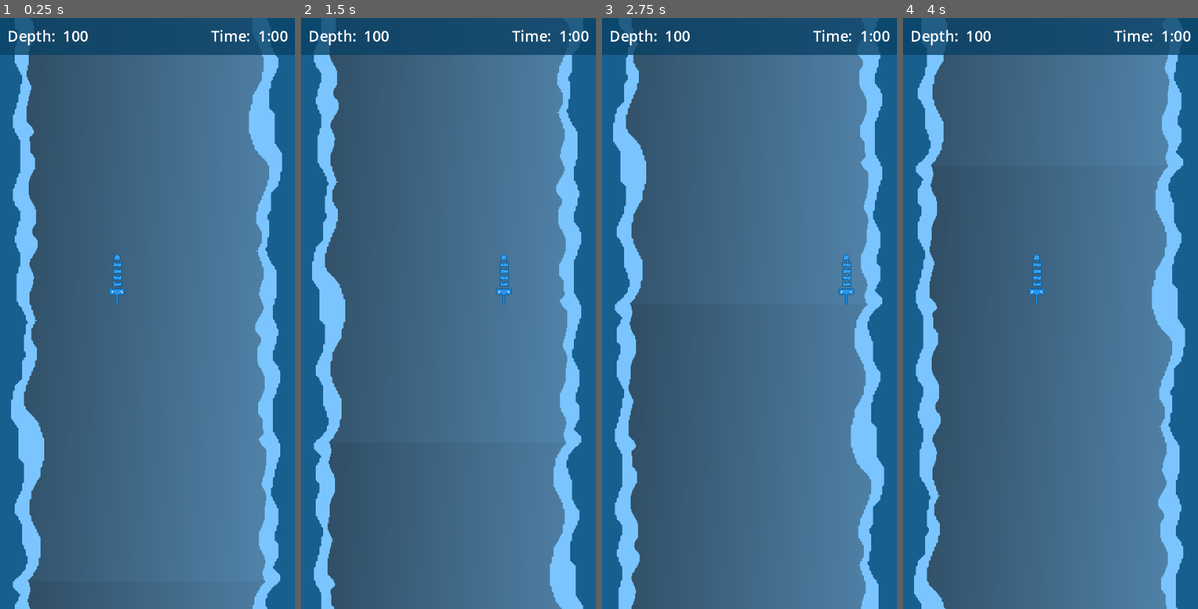
Above: before the commit, frames 1-4 (left to right).
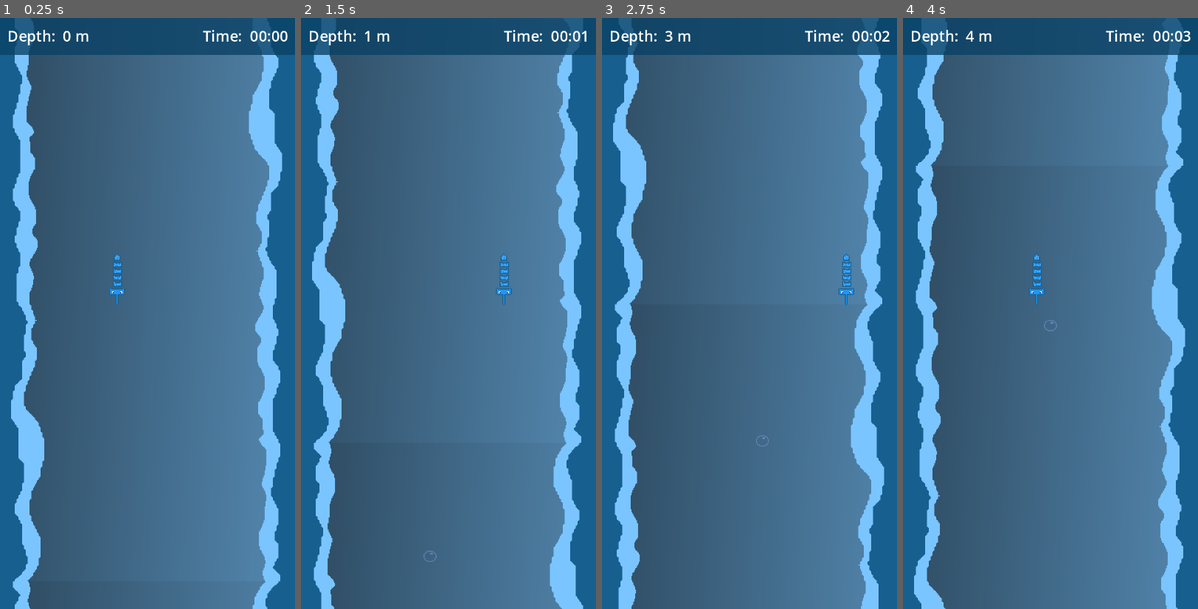
Above: after the commit, the same moments.

Repository: markusweiss/BrackeysGJam23-2
Game: Godot game, scene res://Actors/main.tscn
The game is run twice, just before and just after one commit, with the same random seed, the same clock (stepped at 60 frames per second) and the same inputs. The project has no main scene, so this scene is started directly.
Inputs:
- Up to frame 1 (0.25 s): no input
- Up to frame 2 (1.5 s): hold Right (move_right) 0.53-1.28 s; hold Left (move_left) from 1.28 s (still down)
- Up to frame 3 (2.75 s): release Left (move_left) at 2.03 s; hold Right (move_right) from 2.03 s (still down)
- Up to frame 4 (4 s): release Right (move_right) at 3.53 s; hold Left (move_left) from 3.53 s (still down)

The runs differ from the first frame. In frame 1, 0.4% of the frame differs, in the area x 21-95%, y 2-4%; in frame 2, 0.4%; in frame 3, 0.4%; in frame 4, 0.4%, in the area x 21-98%, y 2-53%.

Commit message:
add moving bubble

Diff:
--- /dev/null
+++ b/Actors/bubbles.tscn
@@ -0,0 +1,22 @@
+[gd_scene load_steps=4 format=3 uid="uid://bdw1eps6mnytm"]
+
+[ext_resource type="Texture2D" uid="uid://5460xtp4b4v6" path="res://Assets/Testbubble.png" id="1_6puov"]
+[ext_resource type="Script" path="res://Scripts/bubbles.gd" id="1_x5ijw"]
+
+[sub_resource type="SpriteFrames" id="SpriteFrames_co0y2"]
+animations = [{
+"frames": [{
+"duration": 1.0,
+"texture": ExtResource("1_6puov")
+}],
+"loop": true,
+"name": &"default",
+"speed": 5.0
+}]
+
+[node name="Node2D" type="Node2D"]
+script = ExtResource("1_x5ijw")
+
+[node name="AnimatedSprite2D" type="AnimatedSprite2D" parent="."]
+sprite_frames = SubResource("SpriteFrames_co0y2")
+frame_progress = 0.738262
--- a/Actors/main.tscn
+++ b/Actors/main.tscn
@@ -1,9 +1,10 @@
-[gd_scene load_steps=5 format=3 uid="uid://cppx86bhbcaw"]
+[gd_scene load_steps=6 format=3 uid="uid://cppx86bhbcaw"]
 
 [ext_resource type="PackedScene" uid="uid://bmfb0jqooabd0" path="res://Actors/player.tscn" id="1_ddhx4"]
 [ext_resource type="Texture2D" uid="uid://ck8rce8gjm62d" path="res://Assets/Testbackground.png" id="2_c6phr"]
 [ext_resource type="Script" path="res://Scripts/ParallaxBackground.gd" id="2_hslj8"]
 [ext_resource type="PackedScene" uid="uid://d0rsktbljjsht" path="res://Actors/ui_top.tscn" id="4_shrge"]
+[ext_resource type="PackedScene" uid="uid://bdw1eps6mnytm" path="res://Actors/bubbles.tscn" id="5_0aopo"]
 
 [node name="Main" type="Node"]
 
@@ -21,3 +22,6 @@
 texture = ExtResource("2_c6phr")
 
 [node name="Node" parent="." instance=ExtResource("4_shrge")]
+
+[node name="Node2D" parent="." instance=ExtResource("5_0aopo")]
+position = Vector2(159, 733)
--- a/Actors/ui_top.tscn
+++ b/Actors/ui_top.tscn
@@ -1,6 +1,9 @@
-[gd_scene format=3 uid="uid://d0rsktbljjsht"]
+[gd_scene load_steps=2 format=3 uid="uid://d0rsktbljjsht"]
+
+[ext_resource type="Script" path="res://Scripts/ui_top.gd" id="1_vlyvk"]
 
 [node name="UI_Top" type="Node"]
+script = ExtResource("1_vlyvk")
 
 [node name="Control" type="Control" parent="."]
 custom_minimum_size = Vector2(320, 0)
--- /dev/null
+++ b/Scripts/bubbles.gd
@@ -0,0 +1,18 @@
+extends Node2D
+
+var target_position := Vector2(0, 50)
+var start_position := Vector2(140, 0)  # Ändere die X-Koordinate hier
+var amplitude := 20
+var period := 2.0
+var elapsed_time := 0.0
+
+func _ready():
+	start_position += Vector2(amplitude, 0)  # Berücksichtige die seitliche Bewegung
+
+func _process(delta):
+	elapsed_time += delta
+	var x_offset = amplitude * sin(2 * PI * elapsed_time / period)
+	position = start_position + Vector2(x_offset, position.y - delta * 100)
+
+	if position.y <= target_position.y:
+		queue_free()
--- /dev/null
+++ b/Scripts/ui_top.gd
@@ -0,0 +1,17 @@
+extends Node
+
+var startTimer = true
+var timerTime = 0
+
+func _process(delta):
+	if (startTimer):
+		timerTime += delta
+		var minutes = fmod(timerTime, 60*60) / 60
+		var seconds = fmod(timerTime,60)
+		var secondsDeep = int(round(timerTime))
+		var timePassed = "%02d:%02d" % [minutes,seconds]
+		$Control/MarginWrapper/MarginContainer/TimeContainer/TimeValue.text = str(timePassed)
+		deep(secondsDeep)
+
+func deep(time):
+	$Control/MarginWrapper/MarginContainer/DeepContainer/DeepValue.text = str(time) + " m"
Binary file added: Assets/Testbubble.png
Not shown, added: Assets/Testbubble.png.import
